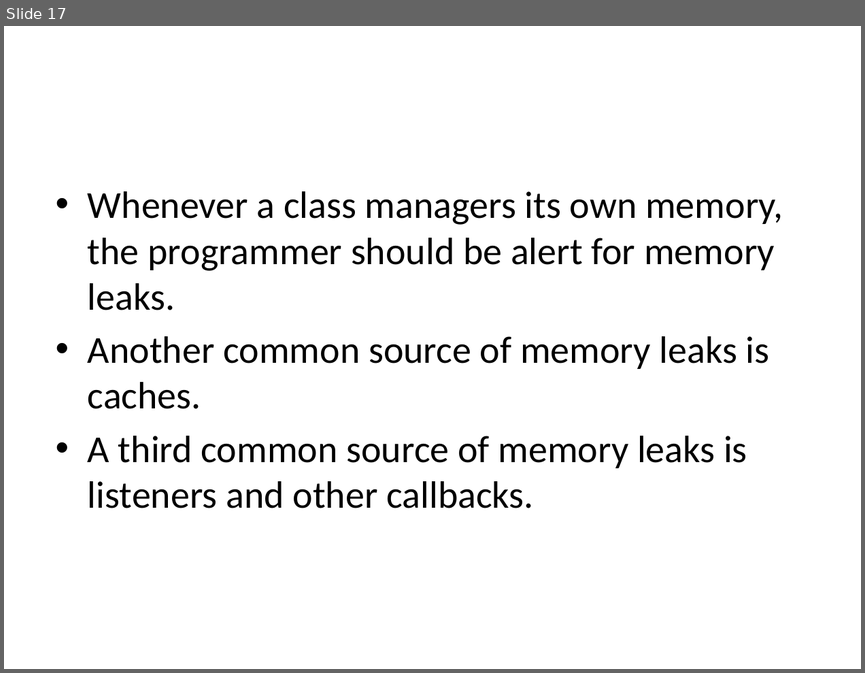
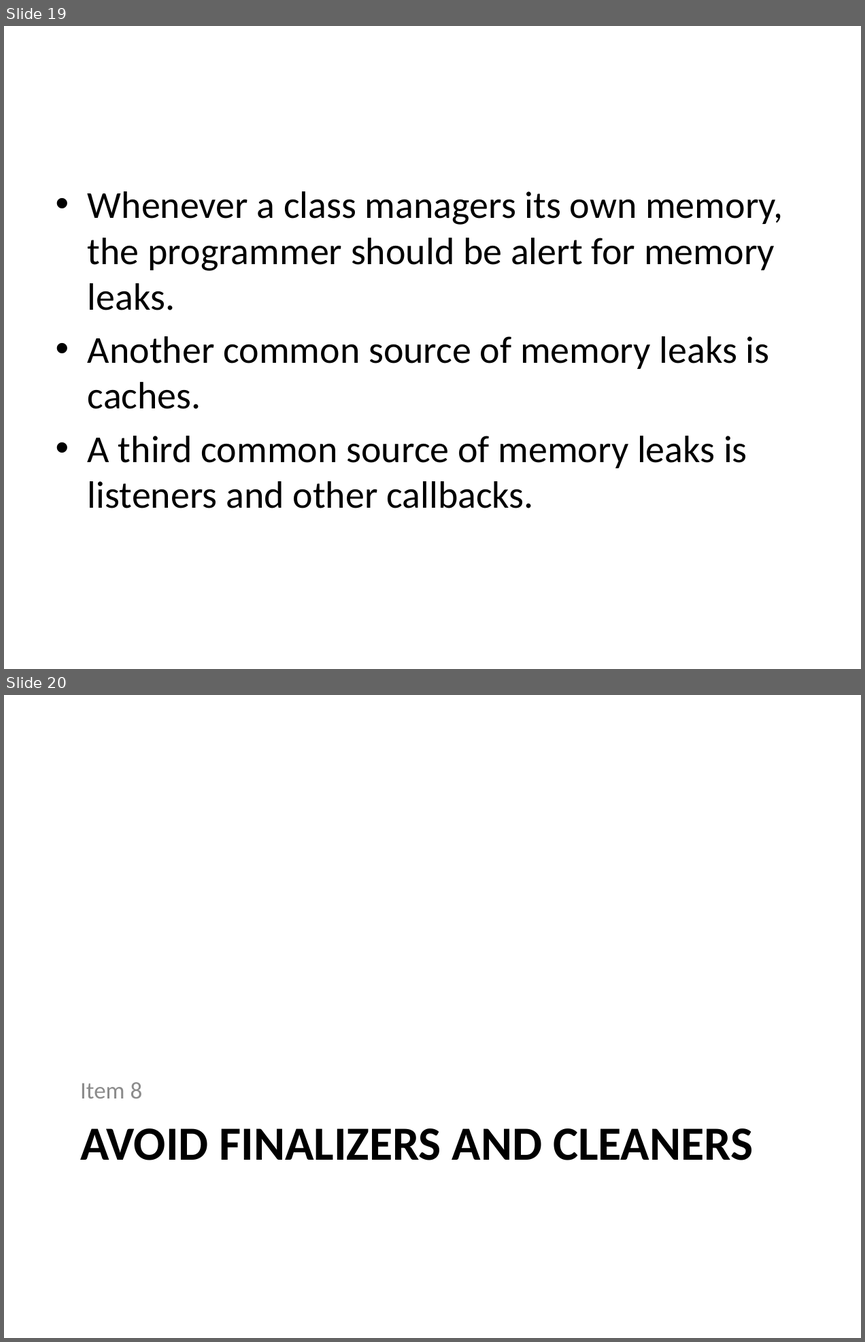
Before and after one commit to wsw621012/EffectiveJava3, a slide deck: introduction.pptx. Shown one above the other, each under a label of ours: slide 17 before the commit, slides 19 and 20 after it. The pictures are 865x673 and 865x1342 pixels, drawn with LibreOffice and Linux fonts; fonts in the diff are those of the drawing. Boxes give left, top, right and bottom in pixels: in the first picture for what was removed or moved away, otherwise in the second. Text is boxed around its words. In the diff, an @@ line names an element or a change of style, - is before the commit and + after.

```diff
--- a/introduction.pptx
+++ b/introduction.pptx
@@ slide 20 added at box(4, 695, 861, 1338), background #FFFFFF @@
@@ text added at box(80, 1082, 143, 1098), 20 pt, text #8C8C8C @@
+Item 8
@@ title added at box(80, 1128, 753, 1160), 40 pt, text #000000, bold @@
+AVOID FINALIZERS AND CLEANERS
@@ what was slide 17 is now slide 19 @@
```
Also in this commit, not shown: 3 slides changed, 7 other slides added, 2 other files.
